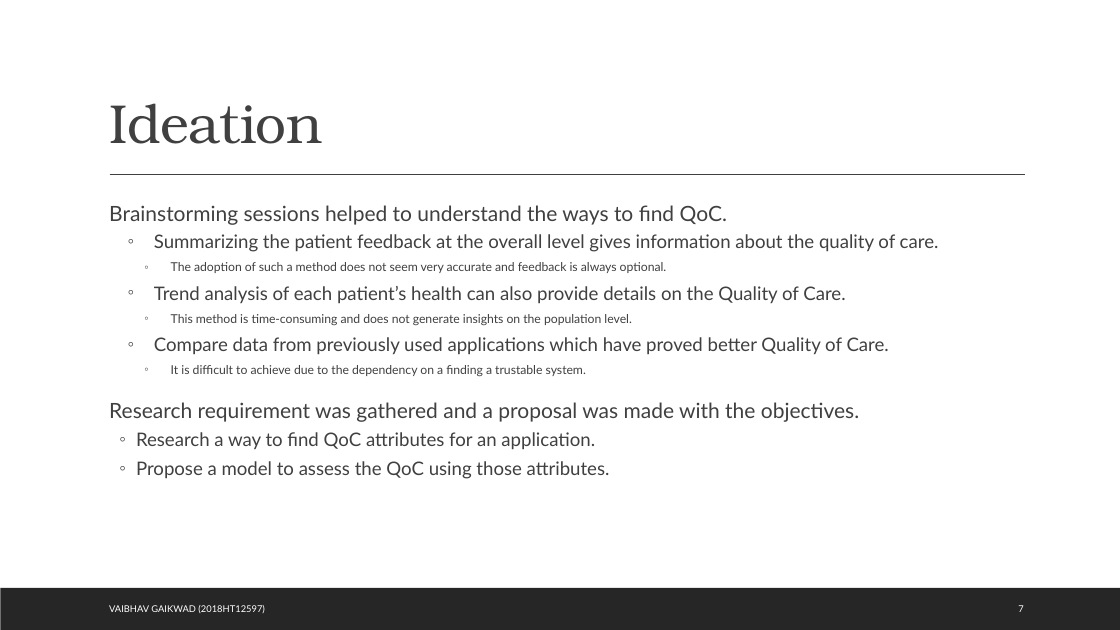
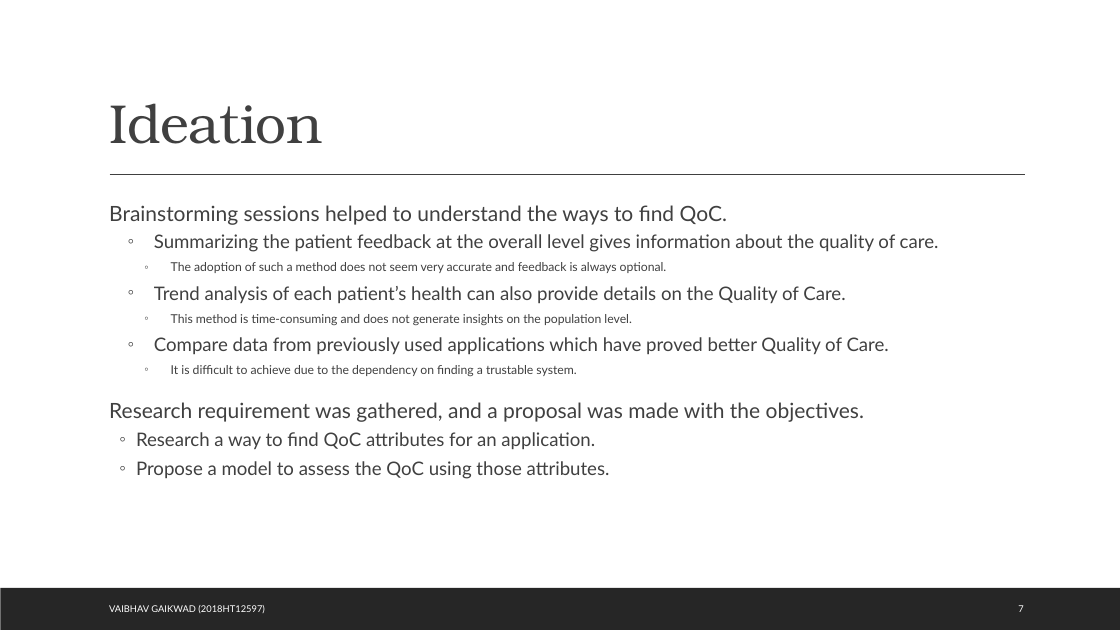
Before and after one commit to 767267/bits2018ht12597, a slide deck: slide 7 of docs/Quality of Care.pptx. Drawn at 1120x630 pixels with LibreOffice and Linux fonts; fonts in the diff are those of the drawing. Boxes give left, top, right and bottom in pixels: in the first picture for what was removed or moved away, otherwise in the second. Text is boxed around its words. In the diff, an @@ line names an element or a change of style, - is before the commit and + after.

```diff
--- a/docs/Quality of Care.pptx
+++ b/docs/Quality of Care.pptx
@@ text at [109,365,864,422]: text changed; size 10.5 to 18 pt @@
-    ◦ It is difficult to achieve due to the dependency on a finding a trustable system.
-  Research requirement was gathered and a proposal was made with the objectives.
+    ◦ It is difficult to achieve due to the dependency on finding a trustable system.
+  Research requirement was gathered, and a proposal was made with the objectives.
```
Also in this commit, not shown: 8 other slides changed, 2 other files.
